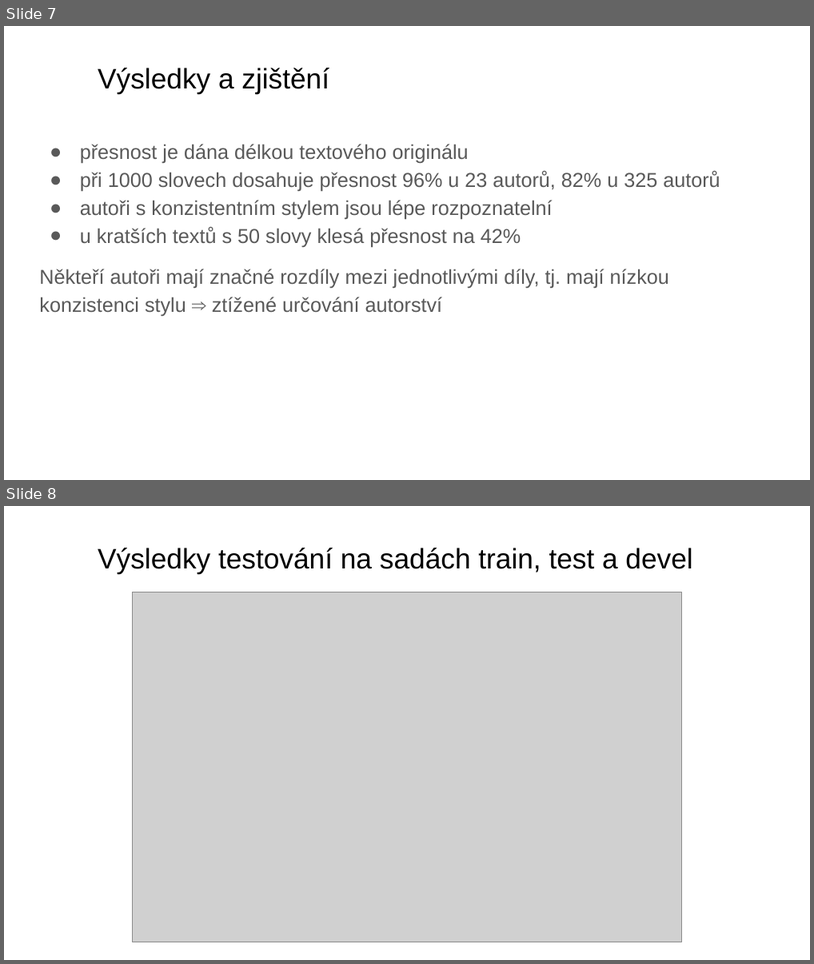
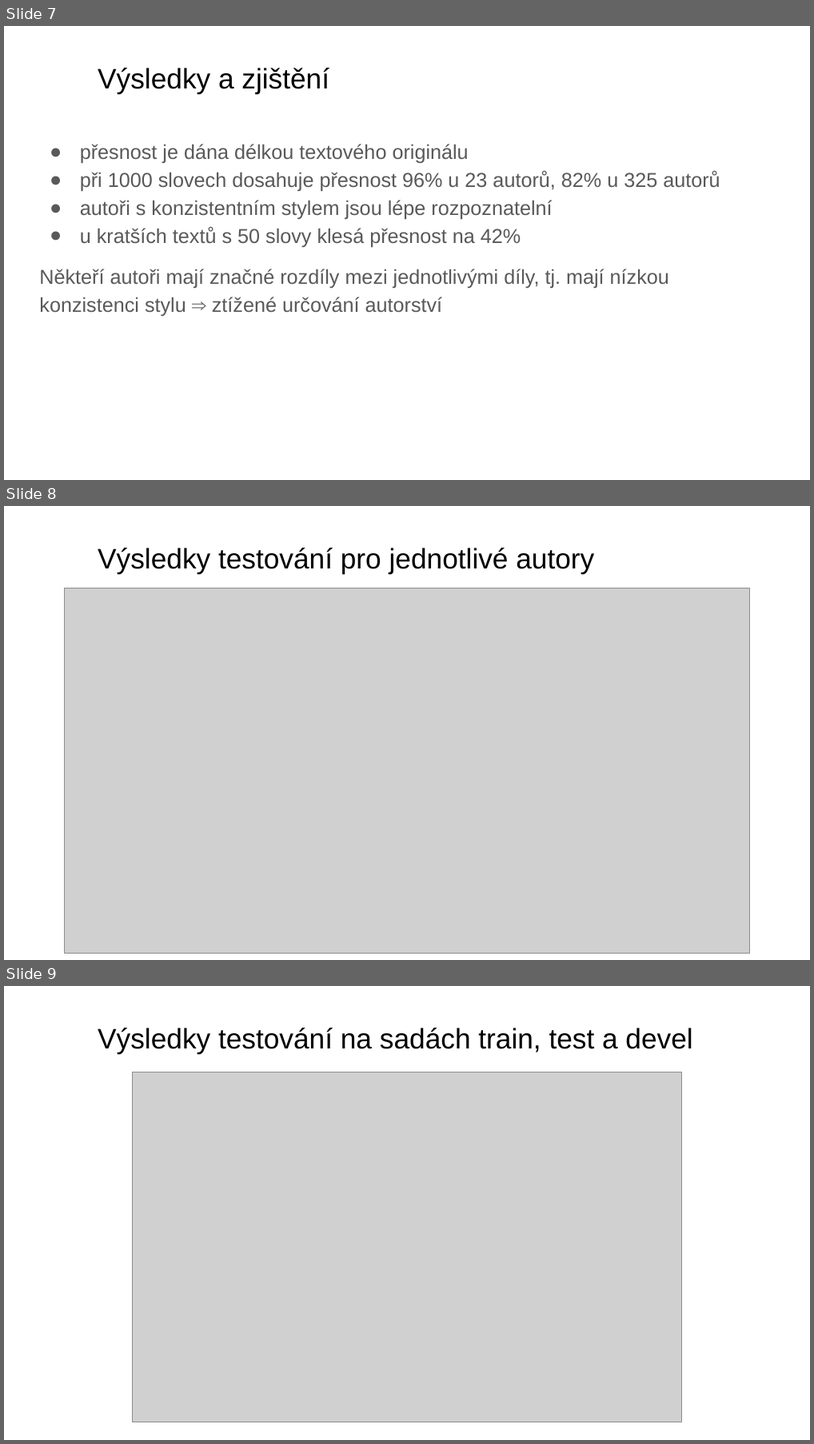
Before and after one commit to pokojaff/petitchat, a slide deck: ftp/akm.pptx. Shown one above the other, each under a label of ours: slides 7 and 8 before the commit, slides 7, 8 and 9 after it. The pictures are 814x964 and 814x1444 pixels, drawn with LibreOffice and Linux fonts; fonts in the diff are those of the drawing; grey boxes stand for pictures; background and template pictures are left out. Boxes give left, top, right and bottom in pixels: in the first picture for what was removed or moved away, otherwise in the second. Text is boxed around its words. In the diff, an @@ line names an element or a change of style, - is before the commit and + after.

```diff
--- a/ftp/akm.pptx
+++ b/ftp/akm.pptx
@@ slide 8 added at bbox=[4, 506, 810, 960], background #FFFFFF @@
@@ title added at bbox=[98, 548, 594, 573], 25.2 pt, text #000000 @@
+Výsledky testování pro jednotlivé autory
@@ picture added at bbox=[65, 588, 750, 952] @@
@@ what was slide 8 is now slide 9 @@
```
Also in this commit, not shown: 4 slides changed.
